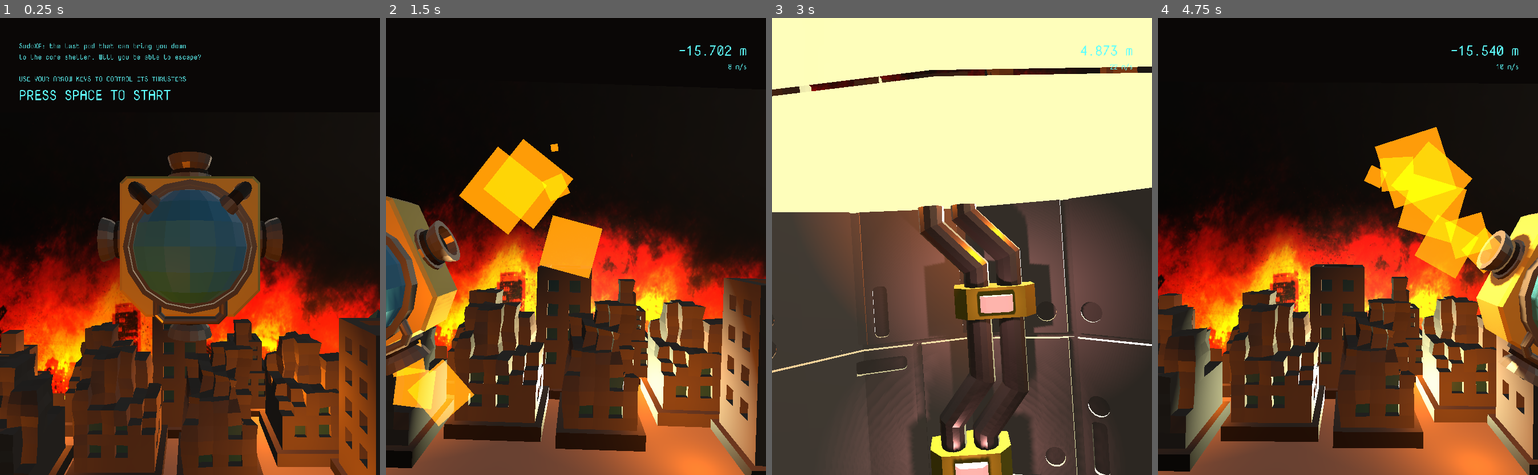
Above: before the commit, frames 1-4 (left to right).
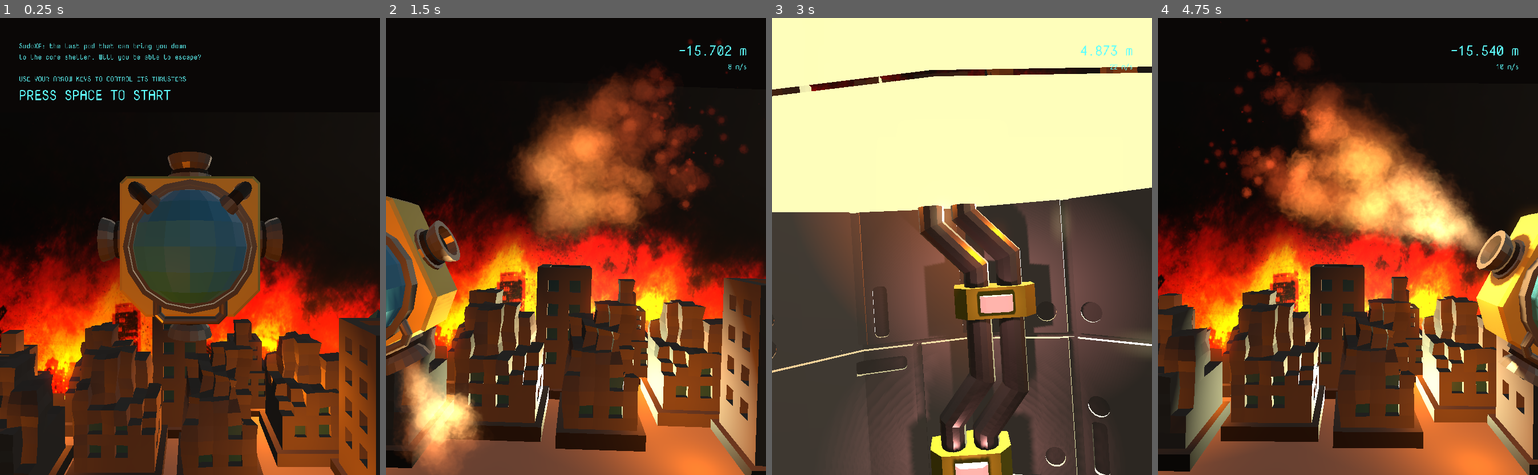
Above: after the commit, the same moments.

Repository: marksteve/SudoXE
Game: Godot game, scene res://Main.tscn
Same seed, same stepped clock (60 frames per second), same inputs: the game is played once before the commit and once after it.
Inputs:
- Up to frame 1 (0.25 s): no input
- Up to frame 2 (1.5 s): tap Space at 0.5 s; hold Right (ui_right) 0.53-1.28 s; tap Enter (ui_accept) at 0.77 s; hold Down (ui_down) from 1.28 s (still down)
- Up to frame 3 (3 s): tap Enter (ui_accept) at 1.52 s; release Down (ui_down) at 2.03 s; hold Right (ui_right) 2.03-2.78 s; hold Up (ui_up) from 2.78 s (still down)
- Up to frame 4 (4.75 s): tap Enter (ui_accept) at 3.02, 3.77, 4.52 s; tap Space at 3.5 s; release Up (ui_up) at 3.53 s; hold Left (ui_left) from 3.53 s (still down)

The runs differ from the first frame. In frame 1, 0.4% of the frame differs, in the area x 11-75%, y 69-83%; in frame 2, 20%, in the area x 1-96%, y 4-100%; in frame 3, 0.5%; in frame 4, 16%.

Commit message:
Improve rocket particle effects

Diff:
--- a/Rocket.gd
+++ b/Rocket.gd
@@ -23,7 +23,7 @@
 	destroyed = true
 
 func _process(delta):
-	if prev_firing != firing:
+	if sfx_rocket and prev_firing != firing:
 		if prev_firing:
 			sfx_rocket.stop()
 			sfx_rocket_end.play(6.5)
@@ -38,4 +38,4 @@
 		omni_light.light_energy = lerp(omni_light.light_energy, light_energy, 0.5)
 	if particles:
 		particles.emitting = firing or destroyed
-		particles.process_material.spread = 180 if destroyed else 30
+		particles.process_material.spread = 180 if destroyed else 15
--- a/Rocket.tscn
+++ b/Rocket.tscn
@@ -1,52 +1,64 @@
-[gd_scene load_steps=9 format=2]
+[gd_scene load_steps=12 format=2]
 
 [ext_resource path="res://Rocket.gd" type="Script" id=1]
 [ext_resource path="res://sounds/rocket_loop.tres" type="AudioStream" id=2]
 [ext_resource path="res://sounds/rocket.tres" type="AudioStream" id=3]
+[ext_resource path="res://models/ship/smoke.png" type="Texture" id=4]
 
-[sub_resource type="Curve" id=1]
-_data = [ Vector2( 0, 0.499489 ), 0.0, 0.0, 0, 0, Vector2( 0.690789, 1 ), 0.0, 0.0, 0, 0, Vector2( 1, 0 ), 0.0, 0.0, 0, 0 ]
+[sub_resource type="Gradient" id=1]
+offsets = PoolRealArray( 0, 0.0692308, 0.283077, 0.48, 0.941538 )
+colors = PoolColorArray( 0.0821918, 0.0747784, 0.0634972, 1, 0.525922, 0.648101, 0.680762, 1, 1, 0.909804, 0.772549, 1, 1, 0.741176, 0.337255, 1, 1, 0, 0, 1 )
 
-[sub_resource type="CurveTexture" id=2]
-curve = SubResource( 1 )
+[sub_resource type="GradientTexture" id=2]
+gradient = SubResource( 1 )
 
-[sub_resource type="ParticlesMaterial" id=3]
+[sub_resource type="Curve" id=3]
+_data = [ Vector2( 0, 0.499489 ), 0.0, 0.0, 0, 0, Vector2( 0.505201, 1 ), 0.0, 0.0, 0, 0, Vector2( 1, 0 ), 0.0, 0.0, 0, 0 ]
+
+[sub_resource type="CurveTexture" id=4]
+curve = SubResource( 3 )
+
+[sub_resource type="ParticlesMaterial" id=5]
 direction = Vector3( 0, -1, 0 )
 spread = 30.0
 gravity = Vector3( 0, 0, 0 )
-initial_velocity = 5.0
+initial_velocity = 10.0
 initial_velocity_random = 0.1
 angular_velocity = 40.0
 angular_velocity_random = 1.0
 angle = 360.0
 angle_random = 1.0
 scale_random = 0.8
-scale_curve = SubResource( 2 )
+scale_curve = SubResource( 4 )
+color_ramp = SubResource( 2 )
+anim_speed = 1.0
+anim_offset = 1.0
+anim_offset_random = 1.0
 
-[sub_resource type="SpatialMaterial" id=4]
+[sub_resource type="SpatialMaterial" id=6]
 flags_transparent = true
-flags_unshaded = true
 vertex_color_use_as_albedo = true
 params_blend_mode = 1
 params_billboard_mode = 3
-particles_anim_h_frames = 1
-particles_anim_v_frames = 1
-particles_anim_loop = false
-albedo_color = Color( 1, 0.611765, 0, 1 )
+particles_anim_h_frames = 6
+particles_anim_v_frames = 5
+particles_anim_loop = true
+albedo_texture = ExtResource( 4 )
 
-[sub_resource type="QuadMesh" id=5]
-material = SubResource( 4 )
+[sub_resource type="QuadMesh" id=7]
+material = SubResource( 6 )
 
 [node name="Rocket" type="Spatial"]
 script = ExtResource( 1 )
 
 [node name="Particles" type="Particles" parent="."]
 emitting = false
+amount = 200
 lifetime = 0.5
 randomness = 1.0
 draw_order = 2
-process_material = SubResource( 3 )
-draw_pass_1 = SubResource( 5 )
+process_material = SubResource( 5 )
+draw_pass_1 = SubResource( 7 )
 
 [node name="SpotLight" type="SpotLight" parent="."]
 transform = Transform( 1, 0, 0, 0, -4.37114e-08, 1, 0, -1, -4.37114e-08, 0, 1, 0 )
--- a/default_env.tres
+++ b/default_env.tres
@@ -9,3 +9,6 @@
 background_mode = 3
 background_sky = SubResource( 1 )
 background_color = Color( 0.0431373, 0.0313726, 0.027451, 1 )
+glow_enabled = true
+glow_strength = 0.5
+glow_blend_mode = 0
Not shown: 1 places in Main.tscn that only renumber resources
Binary file added: models/ship/smoke.png
Not shown, added: models/ship/smoke.png.import
